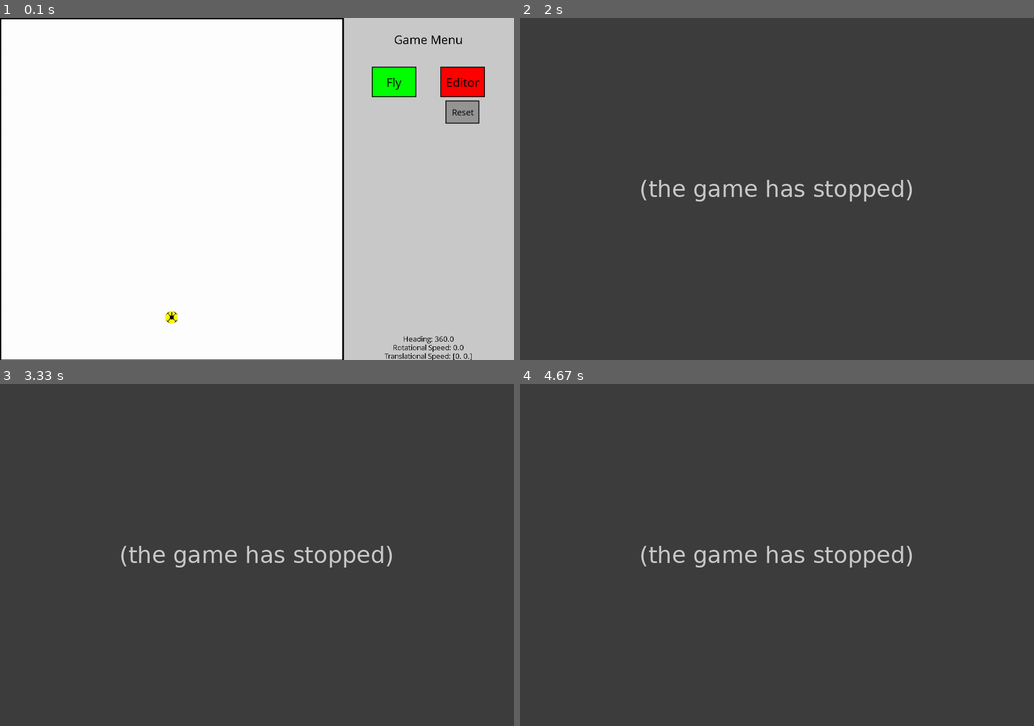
Above: before the commit, frames 1-4 (two rows, left to right).
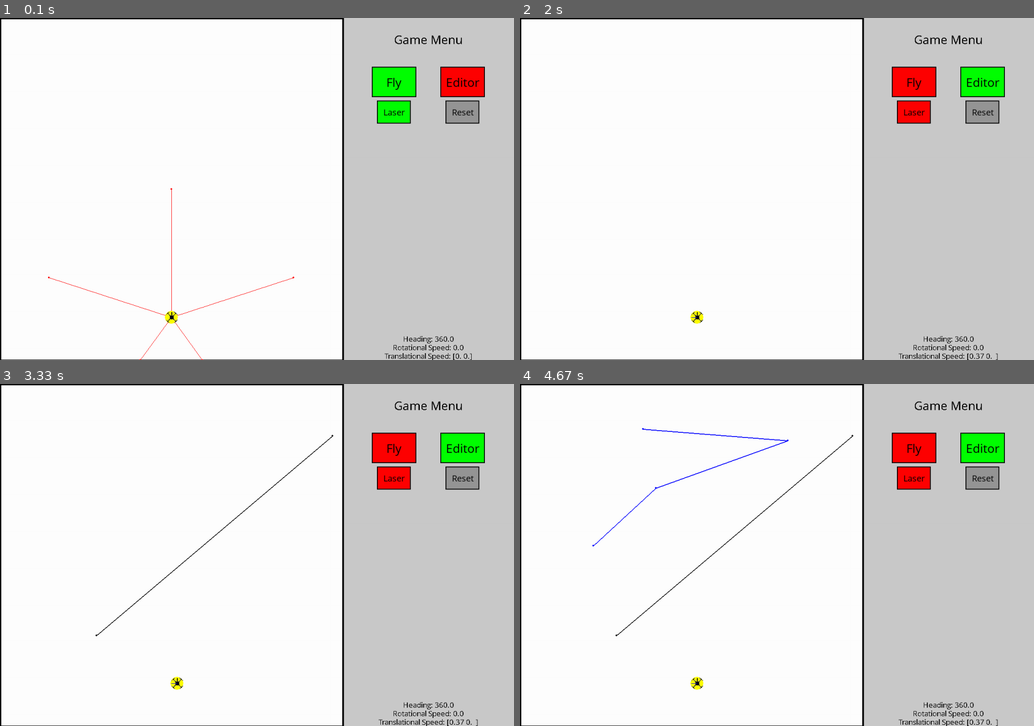
Above: after the commit, the same moments.

Repository: Erikx3/2D_Pygame_Drone_Simulation
Game: pygame game, started from main.py
Same seed, same stepped clock (60 frames per second), same inputs: the game is played once before the commit and once after it.
Inputs (mouse positions are in pixels of both pictures, inside the frame that each line leads up to):
- Up to frame 1 (0.1 s): no input
- Up to frame 2 (2 s): click "Reset" at 0.38 s; click (915, 113) at 0.72 s, where only the run after the commit has a clickable "Laser"; hold Right 1-1.47 s; move the mouse to (782, 209) at 1.03 s; click "Editor" at 1.55 s; hold Esc from 1.83 s (still down); hold Up from 1.83 s (still down)
- Up to frame 3 (3.33 s): release Esc at 2.13 s; release Up at 2.13 s; click (97, 637) at 2.22 s; click (334, 435) at 2.55 s; tap Enter at 3.17 s
- Up to frame 4 (4.67 s): click (643, 428) at 3.55 s; click (787, 438) at 3.88 s; click (653, 486) at 4.22 s; click (591, 544) at 4.55 s

The runs differ from the first frame. In frame 1, 0.7% of the frame differs, in the area x 9-80%, y 24-100%; in frame 2, 99%, in the area x 0-100%, y 0-100%; in frame 3, 99%; in frame 4, 99%.
Before the commit the program exited at 1.83 s; later frames show no game.

Commit message:
Make visualization for laser range measurements

Diff:
--- a/drone.py
+++ b/drone.py
@@ -25,8 +25,8 @@
         self.y0 = 100 / self.env.m_to_pxl  # Initial Position in y [m]
         self.psi0 = np.pi * 0/180
 
-        self.n_laser = 4  # Number of laser range measurements used
-        self.laser_max_range = 5  # Maximum range of lasers
+        self.n_laser = 5  # Number of laser range measurements used
+        self.laser_max_range = 3  # Maximum range of lasers
 
         # --------- Rest of init (DO NOT CHANGE) ---------
         # Load drone image
@@ -67,17 +67,17 @@
                            max_range=self.laser_max_range, noise_perc=0.05)
         self.measurement_units = [self.IMU, self.Laser]
         self.simulated_laser_range = np.zeros(self.n_laser)
-        self.simulated_laser_intercep_visual = np.zeros(self.n_laser*2).reshape(4, 2)
+        self.simulated_laser_intercep_visual = np.zeros(self.n_laser*2).reshape(self.n_laser, 2)
 
     def update_physics(self):
         self.calculate_forces()
         self.equation_of_motion()
         # Update all measurement unit
         [unit.update(dt=self.env.dt) for unit in self.measurement_units]
-        # TODO
-        #print(self.Laser.get_current_meas())
 
     def update_draw(self):
+        if self.env.laser_flag:
+            self.draw_laser()
         self.draw_drone()
         self.draw_vectors()
         self.draw_info()
@@ -127,10 +127,16 @@
 
     def draw_vectors(self):
         # Draw force vectors
-        max_user_F_length = 3*self.radius
+        max_user_F_length = 3 * self.radius
         endpoint = self.env.mysys_to_pygame(self.pos + np.dot(self.body_to_nav, self.F)
                                             / self.F_user_max * max_user_F_length)
-        pygame.draw.line(self.env.screen, self.env.RED, self.env.mysys_to_pygame(self.pos), endpoint)
+        pygame.draw.line(self.env.screen, self.env.BLUE, self.env.mysys_to_pygame(self.pos), endpoint)
+
+    def draw_laser(self):
+        for point in self.simulated_laser_intercep_visual:
+            p_t = self.env.mysys_to_pygame(point)
+            pygame.draw.line(self.env.screen, self.env.RED, self.env.mysys_to_pygame(self.pos), p_t)
+            pygame.draw.circle(self.env.screen, self.env.RED, p_t, 2)
 
     def check_user_input(self, pressed):
         self.F_user = np.array([0, 0])
@@ -217,8 +223,8 @@
             current_angle += angle_step
             temp_closest_dis = max_range
 
-        self.simulated_laser_intercep_visual = all_laser_p_visual
-        self.simulated_laser_range = all_laser_dis
+        self.simulated_laser_intercep_visual = np.array(all_laser_p_visual)
+        self.simulated_laser_range = np.array(all_laser_dis)
 
     def get_sim_laser_meas(self):
         """
@@ -357,7 +363,3 @@
 
     def initialize_meas(self, N_meas):
         self.measurements = np.zeros((N_meas, self.n_laser+1))
-
-    def update(self, dt):
-        super().update(dt)
-        # TODO Add drawing method here
--- a/environment.py
+++ b/environment.py
@@ -50,6 +50,8 @@
         self.flying = True
         self.editor_reset_button = Button(self, self.GRAY, self.MENU_MID_COORD + 80, 220, 75, 50, 'Reset', fontsize=22)
         self.editor_reset = False
+        self.laser_button = Button(self, self.GREEN, self.MENU_MID_COORD - 80, 220, 75, 50, 'Laser', fontsize=22)
+        self.laser_flag = True
 
     def update(self):
         # TODO: Check if "Fixing time Step" is necessary
@@ -99,6 +101,7 @@
         self.editor_button.draw()
         self.fly_button.draw()
         self.editor_reset_button.draw()
+        self.laser_button.draw()
 
     def draw_environment(self):
         self.screen.fill(self.WHITE)
@@ -144,6 +147,10 @@
                 self.editor = False
             if self.editor_reset_button.is_over(mouse_pos):
                 self.editor_reset = True
+            if self.laser_button.is_over(mouse_pos):
+                self.laser_flag = not self.laser_flag
+                colors = [self.RED, self.GREEN]
+                self.laser_button.color = colors[int(self.laser_flag)]
         if event.type == pygame.KEYDOWN:
             # Check if user wants to pause the game
             if event.key == pygame.K_p:
@@ -157,13 +164,8 @@
 
         :param event: pygame input event
         """
-        # Check for KEYDOWN event
-        if event.type == pygame.KEYDOWN:
-            # If the Esc key is pressed, then exit the main loop
-            if event.key == pygame.K_ESCAPE:
-                self.running = False
         # Check for QUIT event.
-        elif event.type == pygame.QUIT:
+        if event.type == pygame.QUIT:
             self.running = False
             self.paused = False
 
--- a/obstacles.py
+++ b/obstacles.py
@@ -63,6 +63,8 @@
                     self.all_obstacles.append(self.env.pygame_to_mysys(np.array(self.temp_coord_list)))
                 # Reset temp coord list
                 self.temp_coord_list = []
+            if event.type == pygame.KEYDOWN and event.key == pygame.K_ESCAPE:
+                self.temp_coord_list = []
         else:
             self.temp_coord_list = []
         if self.env.editor_reset:
Not shown, changed: .gitignore
